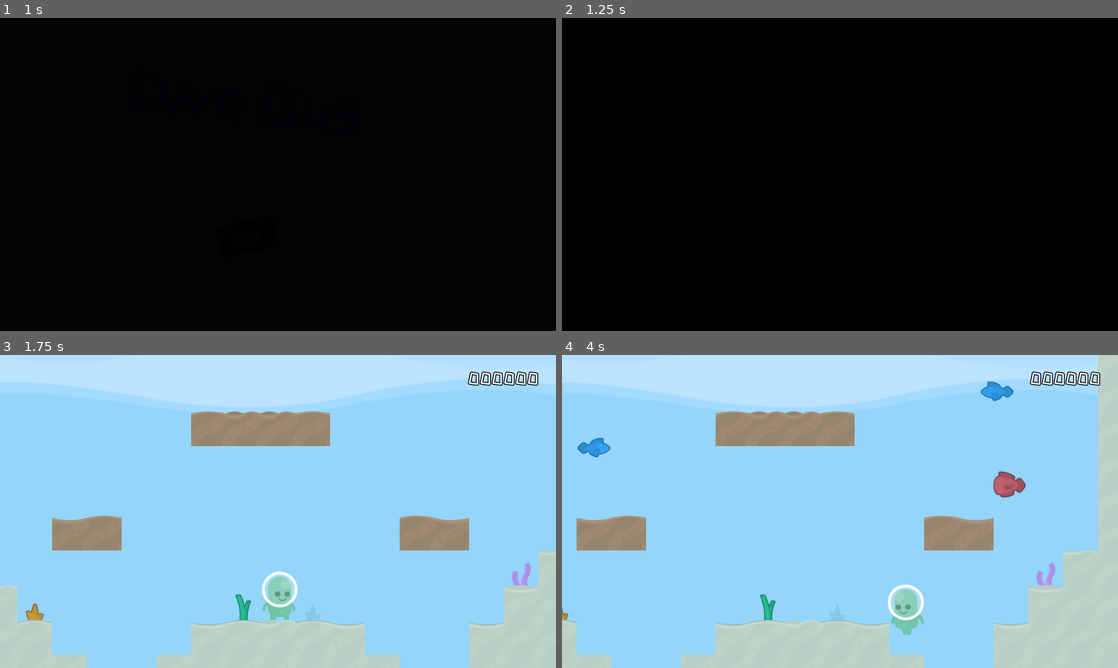
Above: before the commit, frames 1-4 (two rows, left to right).
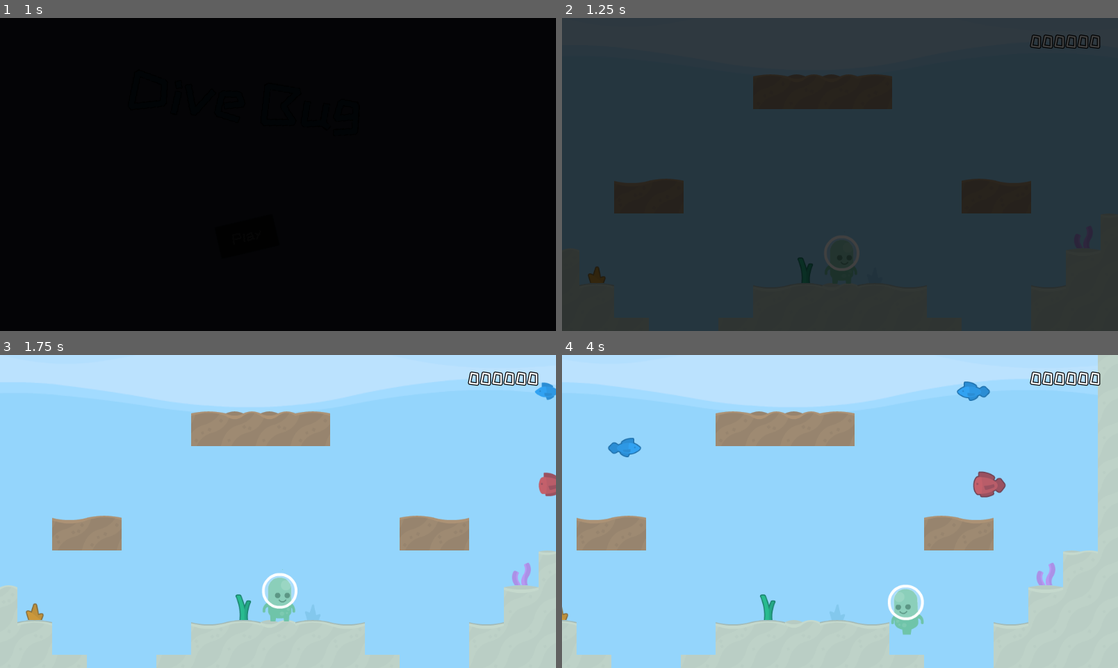
Above: after the commit, the same moments.

Repository: cpvanlue/dive-bug
Game: Godot game, scene res://MainMenu/MainMenu.tscn
Same seed, same stepped clock (60 frames per second), same inputs: the game is played once before the commit and once after it.
Inputs (mouse positions are in pixels of both pictures, inside the frame that each line leads up to):
- Up to frame 1 (1 s): click "Play" at 0.5 s
- Up to frame 2 (1.25 s): no input
- Up to frame 3 (1.75 s): click (266, 549) at 1.25 s, where only the run before the commit has a clickable "Play"
- Up to frame 4 (4 s): tap Enter (shoot) at 2, 2.1 s; hold D (right) 2.03-3.53 s; tap Shift (sprint) at 2.85 s; hold A (left) from 3.53 s (still down); tap Space (swim) at 3.6 s

Frame 1 is identical in both runs. In frame 2, 100% of the frame differs, in the area x 0-100%, y 0-100%; in frame 3, 0.6%; in frame 4, 1.5%.

Commit message:
Fix premature cutoff to fade in transition and shorten animation duration

Diff:
--- a/MainMenu/MainMenu.tscn
+++ b/MainMenu/MainMenu.tscn
@@ -87,10 +87,10 @@
 anchor_top = 0.5
 anchor_right = 1.0
 anchor_bottom = 0.5
-margin_left = 374.021
-margin_top = 221.233
-margin_right = 915.021
-margin_bottom = 350.233
+margin_left = 374.627
+margin_top = -147.628
+margin_right = 915.627
+margin_bottom = -18.628
 rect_pivot_offset = Vector2( -113.553, -69.7693 )
 custom_fonts/font = SubResource( 1 )
 custom_colors/font_color = Color( 0.215686, 0.65098, 1, 1 )
@@ -100,10 +100,10 @@
 }
 
 [node name="PlayButton" type="Button" parent="."]
-margin_left = 581.37
-margin_top = 372.761
-margin_right = 717.37
-margin_bottom = 446.761
+margin_left = -166.295
+margin_top = 455.306
+margin_right = -30.295
+margin_bottom = 529.306
 custom_fonts/font = SubResource( 2 )
 text = "Play"
 __meta__ = {
--- a/SceneTransition/SceneTransition.gd
+++ b/SceneTransition/SceneTransition.gd
@@ -9,4 +9,5 @@
 	yield(animation_player, "animation_finished")
 	var _ignored = get_tree().change_scene(path)
 	animation_player.play_backwards("Fade")
+	yield(animation_player, "animation_finished")
 	$Control.visible = false
--- a/SceneTransition/SceneTransition.tscn
+++ b/SceneTransition/SceneTransition.tscn
@@ -4,6 +4,7 @@
 
 [sub_resource type="Animation" id=1]
 resource_name = "Fade"
+length = 0.5
 tracks/0/type = "bezier"
 tracks/0/path = NodePath("Control/ColorRect:color:r")
 tracks/0/interp = 1
@@ -60,7 +61,7 @@
 [node name="ColorRect" type="ColorRect" parent="Control"]
 anchor_right = 1.0
 anchor_bottom = 1.0
-color = Color( 0, 0, 0, 0 )
+color = Color( 0, 0, 0, 1 )
 __meta__ = {
 "_edit_use_anchors_": false
 }
